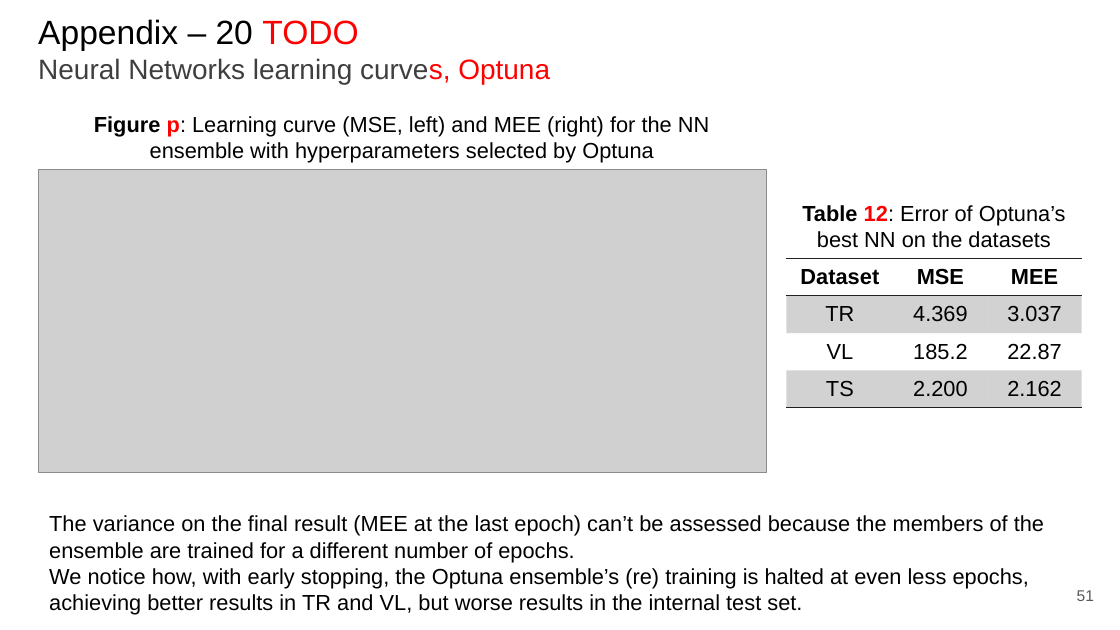
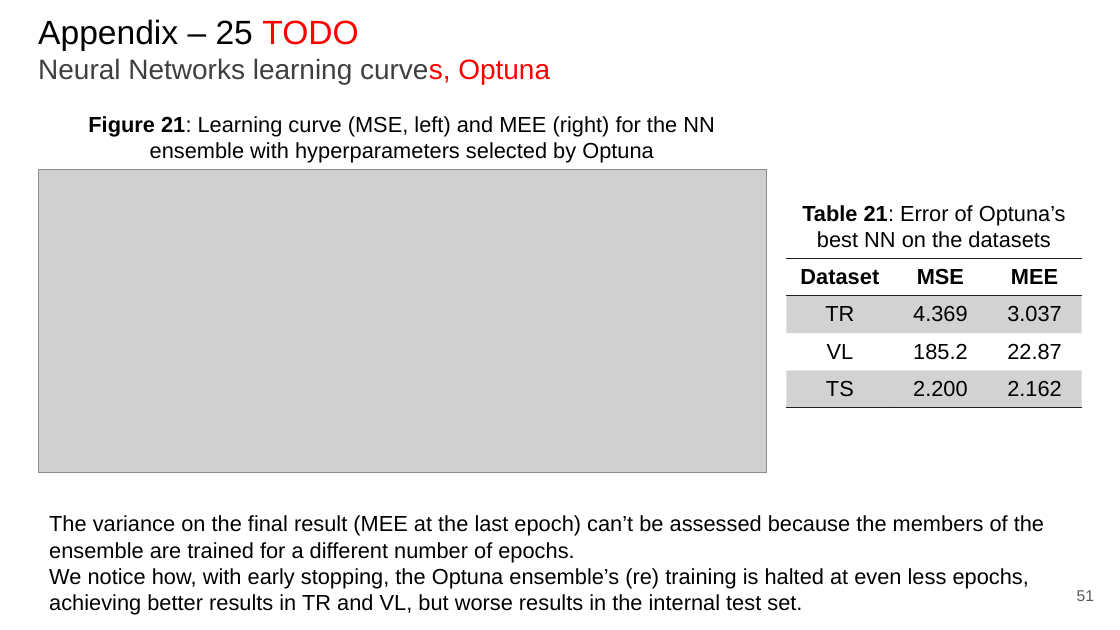
Before and after one commit to paolo-junior-mollica/machine-learning-project, a slide deck: slide 51 of relazione/Canduci_Marino_Mollica.pptx. Drawn at 1120x630 pixels with LibreOffice and Linux fonts; fonts in the diff are those of the drawing; grey boxes stand for pictures. Boxes give left, top, right and bottom in pixels: in the first picture for what was removed or moved away, otherwise in the second. Text is boxed around its words. In the diff, an @@ line names an element or a change of style, - is before the commit and + after.

Commit message:
Fixed 1st slide, table&imgs numerations, number of appendices

```diff
--- a/relazione/Canduci_Marino_Mollica.pptx
+++ b/relazione/Canduci_Marino_Mollica.pptx
@@ title at (x1=38, y1=19, x2=550, y2=84): text changed @@
-Appendix – 20 TODO
-Neural Networks learning curves, Optuna
+Appendix – 25 TODO
+Neural Networks learning curves, Optuna
@@ text at (x1=88, y1=116, x2=714, y2=163): text changed @@
-Figure p: Learning curve (MSE, left) and MEE (right) for the NN ensemble with hyperparameters selected by Optuna
+Figure 21: Learning curve (MSE, left) and MEE (right) for the NN ensemble with hyperparameters selected by Optuna
@@ text at (x1=802, y1=205, x2=1066, y2=248): text changed @@
-Table 12: Error of Optuna’s best NN on the datasets
+Table 21: Error of Optuna’s best NN on the datasets
```
Also in this commit, not shown: 24 other slides changed.
